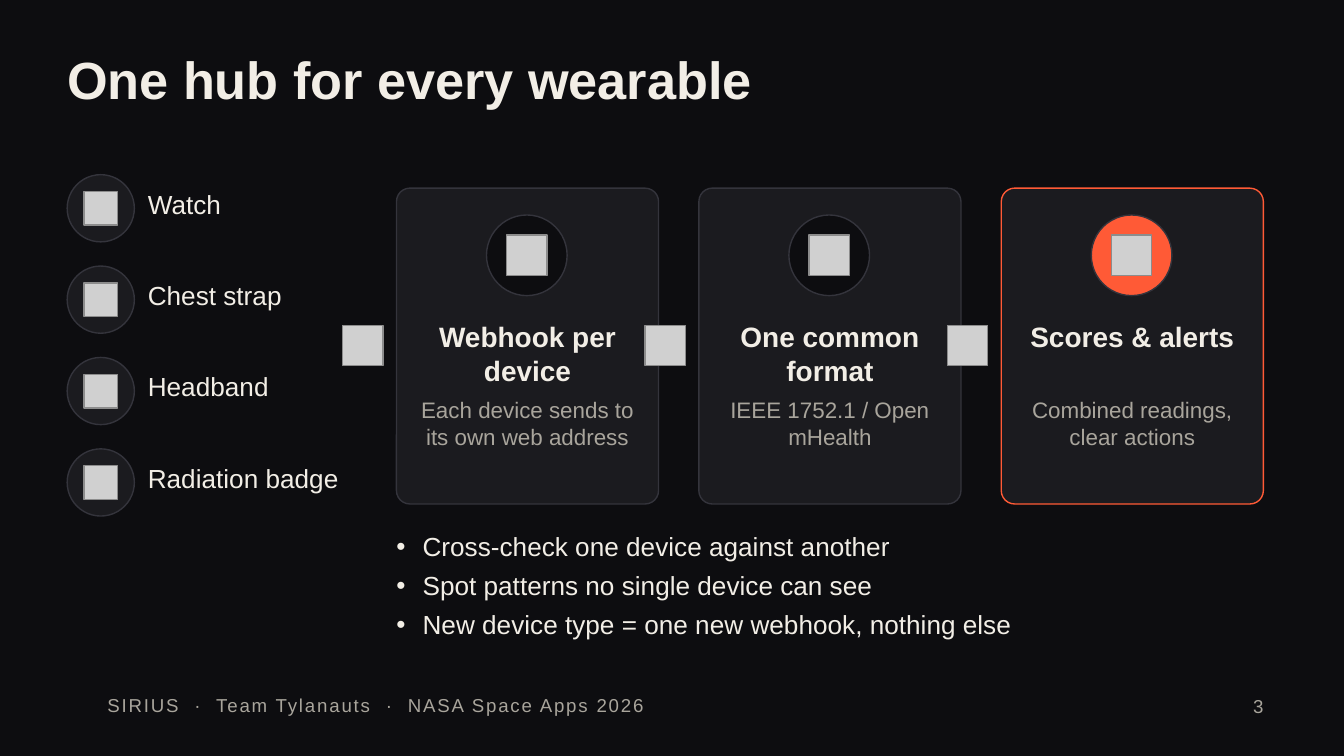
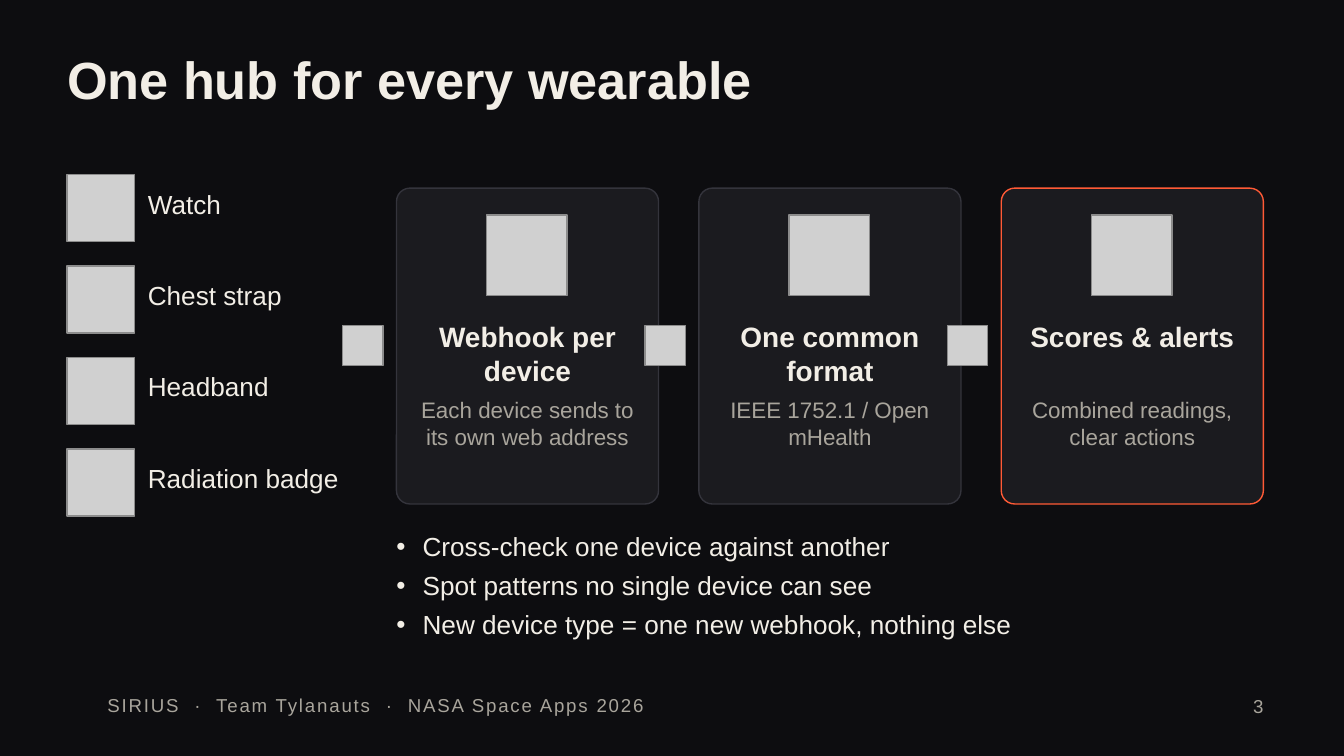
Before and after one commit to Abdulla-AlBassam/space-apps-hackathon-tylanauts, a slide deck: slide 3 of docs/pitch/Sirius_demo_deck.pptx. Drawn at 1344x756 pixels with LibreOffice and Linux fonts; fonts in the diff are those of the drawing; grey boxes stand for pictures; background and template pictures are left out. Boxes give left, top, right and bottom in pixels: in the first picture for what was removed or moved away, otherwise in the second. Text is boxed around its words. In the diff, an @@ line names an element or a change of style, - is before the commit and + after.

```diff
--- a/docs/pitch/Sirius_demo_deck.pptx
+++ b/docs/pitch/Sirius_demo_deck.pptx
@@ ellipse removed at (67, 175, 134, 242) @@
@@ picture added at (67, 175, 134, 242) @@
@@ picture removed at (83, 192, 117, 226) @@
@@ ellipse removed at (487, 215, 567, 296) @@
@@ picture added at (487, 215, 567, 296) @@
@@ picture removed at (507, 235, 547, 276) @@
@@ ellipse removed at (789, 215, 870, 296) @@
@@ picture added at (789, 215, 870, 296) @@
@@ picture removed at (809, 235, 849, 276) @@
@@ ellipse removed at (1091, 215, 1172, 296) @@
@@ picture added at (1091, 215, 1172, 296) @@
@@ picture removed at (1111, 235, 1152, 276) @@
@@ ellipse removed at (67, 266, 134, 333) @@
@@ picture added at (67, 266, 134, 333) @@
@@ picture removed at (83, 282, 117, 316) @@
@@ ellipse removed at (67, 358, 134, 425) @@
@@ picture added at (67, 358, 134, 425) @@
@@ picture removed at (83, 375, 117, 409) @@
@@ ellipse removed at (67, 449, 134, 516) @@
@@ picture added at (67, 449, 134, 516) @@
@@ picture removed at (83, 465, 117, 499) @@
```
Also in this commit, not shown: 4 other slides changed, 1 other file.
